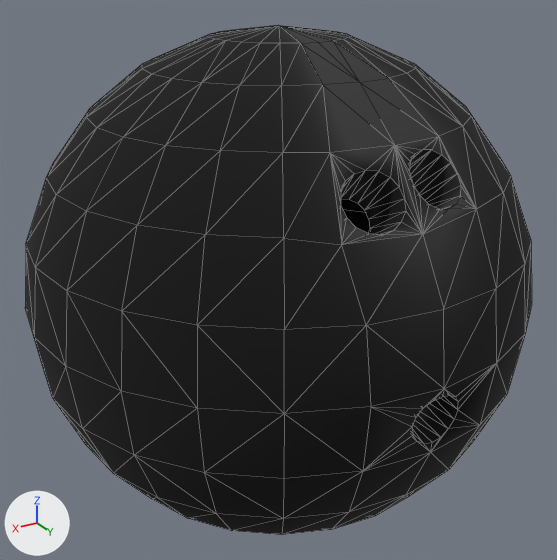
One commit to the glTF model Bowling_Stuff/BowlingBall.gltf: the scene before it, then after it.
Camera for both pictures: a 50 mm lens placed at (1.509, 2.513, 1.256), pointed at (0.001, 0.0, -0.001). Lighting does not change. The marker at lower left points along +X, +Y and +Z. Mesh edges are drawn as thin lines.
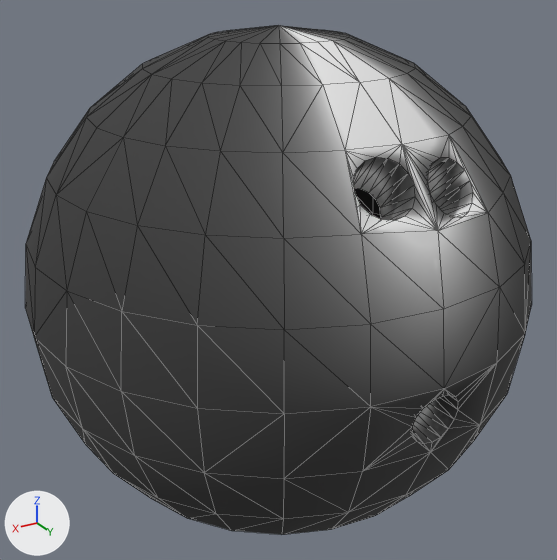
The newer file is also turned or shifted as a whole; pictures and numbers use the older file's frame.

Location of each change, (x1, y1, x2, y2) in pixels of the pictures (557 x 560 px):
'Sphere.003', surface changed, turned, rescaled (black to grey)
    both: (25, 25, 532, 535)

Diff of the bpy script that builds the scene:
```diff
--- a/Bowling_Stuff/BowlingBall.gltf.py
+++ b/Bowling_Stuff/BowlingBall.gltf.py
@@ mat_bowlingballcolor @@
 n2 = _N.new('ShaderNodeMix'); n2.name = 'Mix'
 n2.inputs[0].default_value = 1.0  # 'Factor'
-n2.inputs[7].default_value = (0.0379, 0.0379, 0.0379, 1.0)  # 'B', black #373737
+n2.inputs[7].default_value = (0.8, 0.8, 0.8, 1.0)  # 'B', white #e7e7e7
 n3 = _N.new('ShaderNodeTexImage'); n3.name = 'Image Texture'
@@ ob_sphere_003 @@
 ob_sphere_003.location = (0.0, 0.0, 0.0)
+ob_sphere_003.rotation_euler = (3.142, 0.0, 0.0)  # degrees (180, 0, 0)
+ob_sphere_003.scale = (-1.0, -1.0, -1.0)
```
